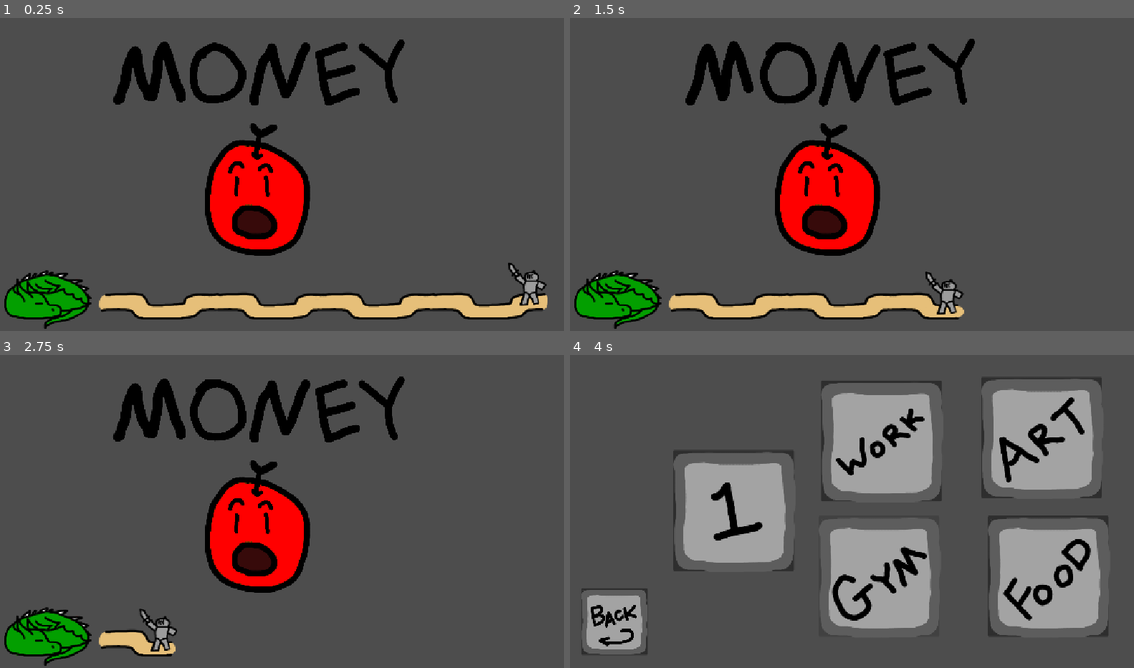
Above: before the commit, frames 1-4 (two rows, left to right).
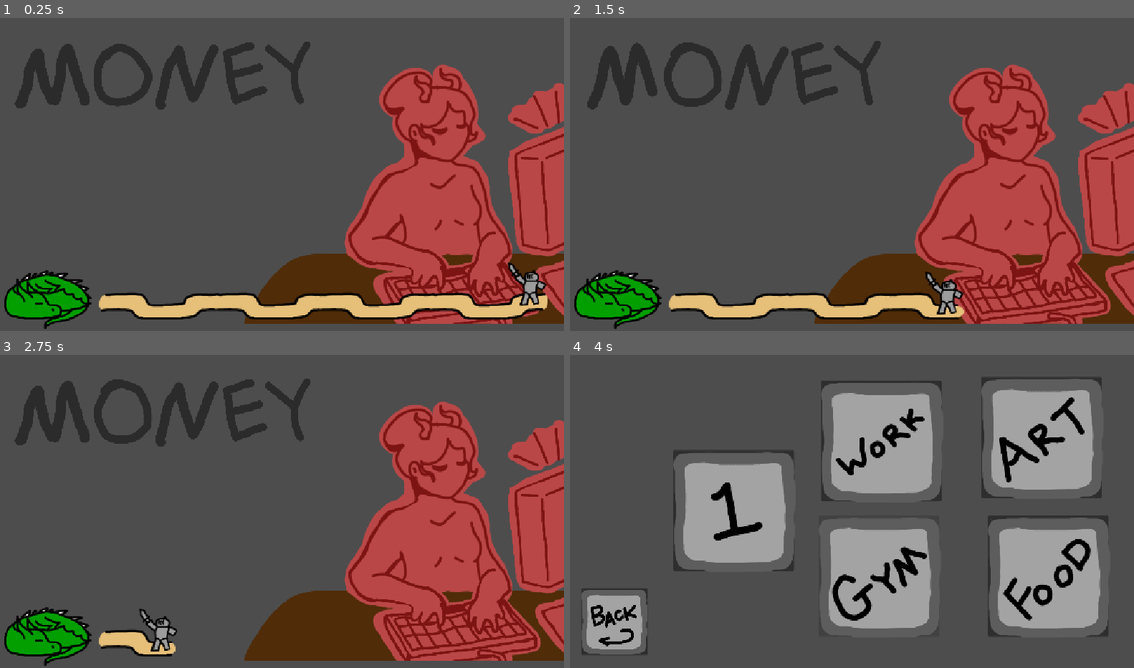
Above: after the commit, the same moments.

Repository: Sharpy796/acm-gamejam-2026
Game: Godot game, scene res://scenes/minigames/typing/minigameTyping.tscn
Same seed, same stepped clock (60 frames per second), same inputs: the game is played once before the commit and once after it. This scene is started directly instead of the project's main scene.
Inputs (mouse positions are in pixels of both pictures, inside the frame that each line leads up to):
- Up to frame 1 (0.25 s): no input
- Up to frame 2 (1.5 s): tap Enter at 0.5 s; move the mouse to (976, 152) at 0.52 s; click (976, 152) at 0.67 s; tap Space at 0.77 s; move the mouse to (733, 187) at 1.27 s; click (733, 187) at 1.42 s
- Up to frame 3 (2.75 s): tap Space at 1.52 s; move the mouse to (332, 436) at 2.02 s; click (332, 436) at 2.17 s
- Up to frame 4 (4 s): move the mouse to (818, 570) at 2.77 s; click (818, 570) at 2.92 s; tap Space at 3.02 s; click (925, 577) at 3.5 s

The runs differ from the first frame. In frame 1, 37% of the frame differs, in the area x 2-100%, y 6-98%; in frame 2, 39%; in frame 3, 40%; in frame 4, nothing differs.

Commit message:
feat: ramona typing sprited up

Diff:
--- a/scenes/minigames/typing/minigameTyping.gd
+++ b/scenes/minigames/typing/minigameTyping.gd
@@ -18,13 +18,13 @@
 	if event is InputEventKey and event.pressed and not completed:
 		if event.as_text() == letters[progress]:
 			progress += 1
-			get_node(event.as_text()).modulate.a = .6
+			get_node(event.as_text()).modulate.a = 1.0
 			if progress >= letters.size():
 				succeed()
 		else:
 			progress = 0
 			for letter in letters:
-				get_node(letter).modulate.a = 1.0
+				get_node(letter).modulate.a = 112.0/255.0
 
 
 # Called when the node enters the scene tree for the first time.
--- a/scenes/minigames/typing/minigameTyping.tscn
+++ b/scenes/minigames/typing/minigameTyping.tscn
@@ -1,10 +1,11 @@
 [gd_scene format=3 uid="uid://bbwaljmiqkass"]
 
-[ext_resource type="Texture2D" uid="uid://dsrecml5kfmnq" path="res://assets/stuffnthings/cherryshock.png" id="1_87pr3"]
+[ext_resource type="Texture2D" uid="uid://dbqu7ru2n6fo6" path="res://assets/minigameTyping/RamonaWorking.png" id="1_ouc45"]
 [ext_resource type="PackedScene" uid="uid://b8grj3hlb0vm8" path="res://scenes/transitions/timer.tscn" id="1_vravi"]
+[ext_resource type="Texture2D" uid="uid://5bgnkvpx411o" path="res://assets/minigameTyping/RamonaSuccessMoney.png" id="2_5eq5o"]
 [ext_resource type="Texture2D" uid="uid://dosbok2ful6hr" path="res://assets/minigameTyping/letters/m1.png" id="2_i1k5m"]
-[ext_resource type="Texture2D" uid="uid://ck2jtttb24pjl" path="res://assets/stuffnthings/orangy.png" id="2_xgubd"]
 [ext_resource type="Texture2D" uid="uid://d2jgnt72p54jd" path="res://assets/minigameTyping/letters/m2.png" id="3_5hchr"]
+[ext_resource type="Texture2D" uid="uid://lp53pcx85am2" path="res://assets/minigameTyping/RamonaSuccess.png" id="3_e5vfh"]
 [ext_resource type="Script" uid="uid://psolj2e1lgeq" path="res://scenes/minigames/typing/minigameTyping.gd" id="3_xgubd"]
 [ext_resource type="Script" uid="uid://8bvad3l0g34i" path="res://scenes/minigames/typing/letter_m.gd" id="4_is7tm"]
 [ext_resource type="Texture2D" uid="uid://temwoglndn1c" path="res://assets/minigameTyping/letters/o1.png" id="4_xt5xp"]
@@ -24,10 +25,13 @@
 animations = [{
 "frames": [{
 "duration": 1.0,
-"texture": ExtResource("1_87pr3")
+"texture": ExtResource("1_ouc45")
 }, {
 "duration": 1.0,
-"texture": ExtResource("2_xgubd")
+"texture": ExtResource("2_5eq5o")
+}, {
+"duration": 1.0,
+"texture": ExtResource("3_e5vfh")
 }],
 "loop": 1,
 "name": &"default",
@@ -107,41 +111,46 @@
 [node name="Node2D" type="Node2D" unique_id=1871124528]
 
 [node name="AnimatedSprite2D" type="AnimatedSprite2D" parent="." unique_id=2137640195]
-position = Vector2(536, 363)
-scale = Vector2(0.2697201, 0.2697201)
+position = Vector2(872, 372.00003)
+scale = Vector2(0.5222222, 0.5222222)
 sprite_frames = SubResource("SpriteFrames_ucim2")
 script = ExtResource("3_xgubd")
 
 [node name="Timer" type="Timer" parent="AnimatedSprite2D" unique_id=2125301021]
 
 [node name="M" type="AnimatedSprite2D" parent="AnimatedSprite2D" unique_id=628989544]
-position = Vector2(-804.5377, -863.8585)
-scale = Vector2(0.94864154, 0.9486419)
+modulate = Color(1, 1, 1, 0.4392157)
+position = Vector2(-1432.3405, -451.91498)
+scale = Vector2(0.5047389, 0.50473917)
 sprite_frames = SubResource("SpriteFrames_hjb8m")
 script = ExtResource("4_is7tm")
 
 [node name="O" type="AnimatedSprite2D" parent="AnimatedSprite2D" unique_id=1316046786]
-position = Vector2(-294.29865, -865.38324)
-scale = Vector2(0.7386548, 0.73371786)
+modulate = Color(1, 1, 1, 0.4392157)
+position = Vector2(-1161.245, -457.8221)
+scale = Vector2(0.3939298, 0.3912969)
 sprite_frames = SubResource("SpriteFrames_lfxu0")
 frame_progress = 0.20138402
 script = ExtResource("7_7pmfk")
 
 [node name="N" type="AnimatedSprite2D" parent="AnimatedSprite2D" unique_id=414578830]
-position = Vector2(166.8396, -856.4435)
-scale = Vector2(0.8637104, 0.8637109)
+modulate = Color(1, 1, 1, 0.4392157)
+position = Vector2(-914.42456, -448.2687)
+scale = Vector2(0.46033934, 0.4603396)
 sprite_frames = SubResource("SpriteFrames_r6c0r")
 script = ExtResource("10_87pr3")
 
 [node name="E" type="AnimatedSprite2D" parent="AnimatedSprite2D" unique_id=2102416011]
-position = Vector2(596.81836, -856.21606)
-scale = Vector2(0.74691945, 0.74691975)
+modulate = Color(1, 1, 1, 0.4392157)
+position = Vector2(-692.0963, -463.56683)
+scale = Vector2(0.37982842, 0.37982857)
 sprite_frames = SubResource("SpriteFrames_odlsx")
 script = ExtResource("13_xgubd")
 
 [node name="Y" type="AnimatedSprite2D" parent="AnimatedSprite2D" unique_id=701063032]
-position = Vector2(924.3856, -878.001)
-scale = Vector2(0.6866996, 0.68669987)
+modulate = Color(1, 1, 1, 0.4392157)
+position = Vector2(-527.41534, -465.48175)
+scale = Vector2(0.34920505, 0.34920517)
 sprite_frames = SubResource("SpriteFrames_g2mn5")
 script = ExtResource("16_ouc45")
 
Binary file removed: assets/minigameTyping/RamonaComputer (1).png
Binary file changed: assets/minigameTyping/RamonaSuccess.png
Not shown, changed: assets/minigameTyping/RamonaSuccess.png.import
Binary file changed: assets/minigameTyping/RamonaSuccessMoney.png
Not shown, changed: assets/minigameTyping/RamonaSuccessMoney.png.import
Binary file added: assets/minigameTyping/RamonaWorking.png
Not shown, changed: assets/minigameTyping/RamonaWorking.png.import
